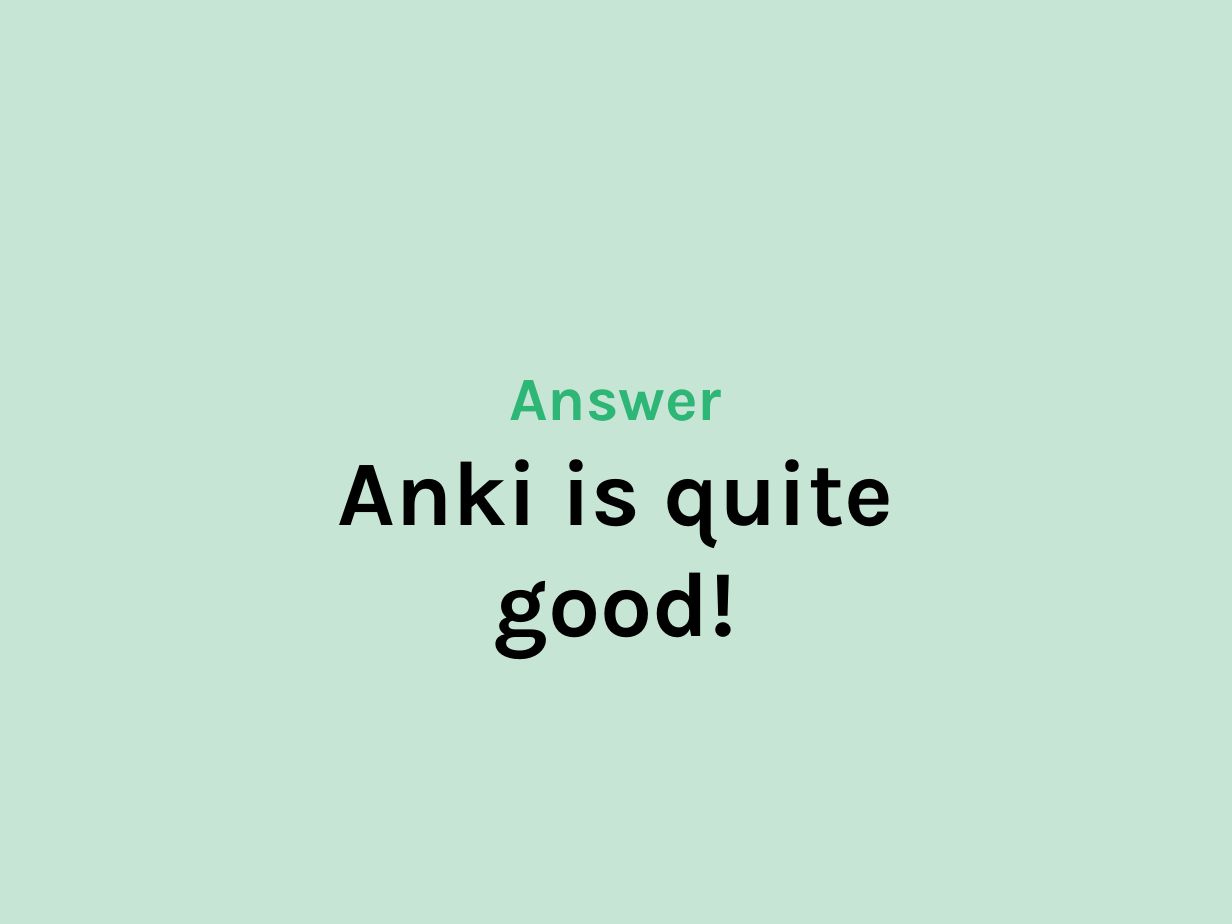
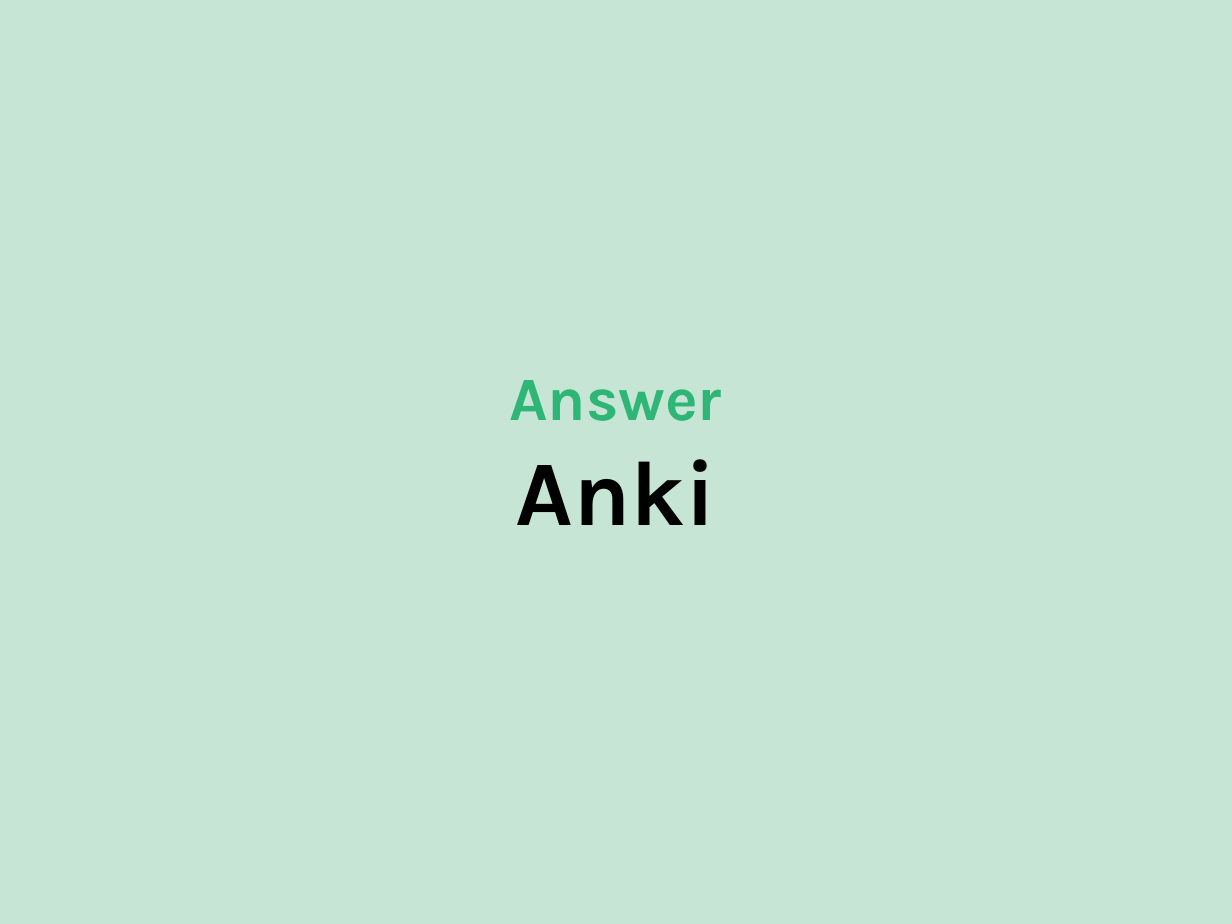
Before and after one commit to evjan/Using-Flash-Cards-to-Improve-Your-Ruby, a slide deck: slide 25 of UsingFlashCardsToImproveYourRuby.ppsx. Drawn at 1232x924 pixels with LibreOffice and Linux fonts; fonts in the diff are those of the drawing; background and template pictures are left out. Boxes give left, top, right and bottom in pixels: in the first picture for what was removed or moved away, otherwise in the second. Text is boxed around its words. In the diff, an @@ line names an element or a change of style, - is before the commit and + after.

```diff
--- a/UsingFlashCardsToImproveYourRuby.ppsx
+++ b/UsingFlashCardsToImproveYourRuby.ppsx
@@ text at <box>516,459,716,525</box>: text changed @@
-Anki is quite good!
+Anki
```
Also in this commit, not shown: 8 other slides changed, 3 slides added, 3 slides removed.
